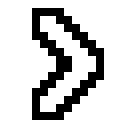
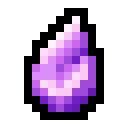
Revision of a layered 128x128 image; what changed, layer by layer:
showed group "items" (28 layers) over [24,8,104,120]
added group "essence" with 3 layers in group "items" over [24,8,104,120]
added layer "potent essence" in group "essence" over [24,8,104,120]
hid group "icons" (26 layers) over [24,8,104,120]
hid "right" over [32,8,104,120]
